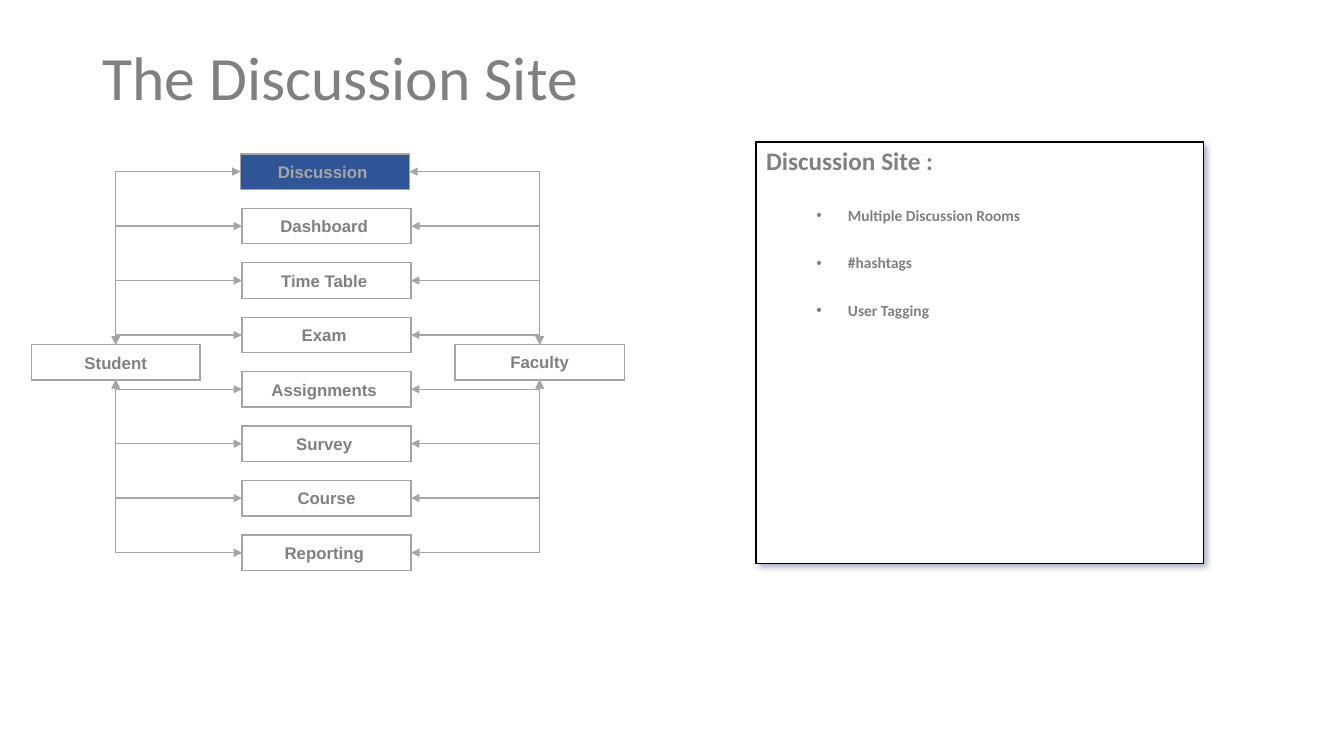
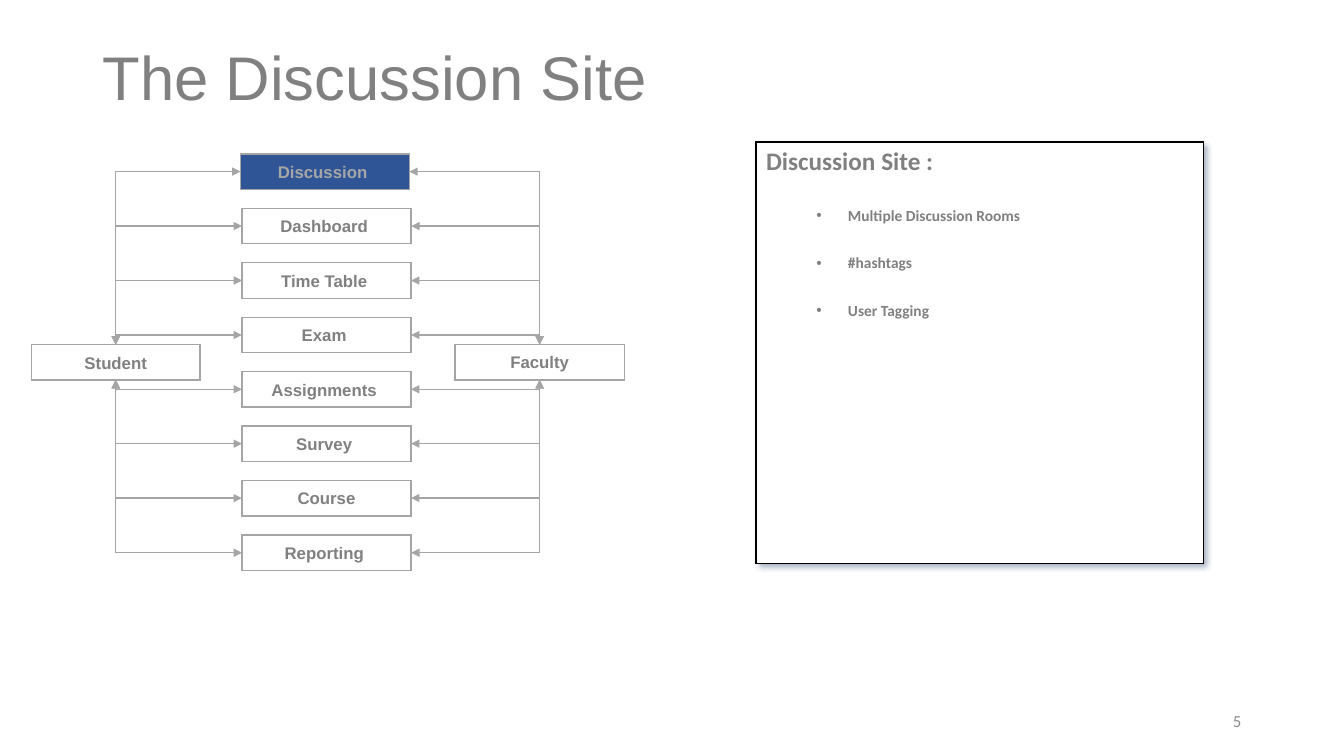
Before and after one commit to NarendranathPanda/uams, a slide deck: slide 5 of University Assignment Management System v0.1.pptx. Drawn at 1344x756 pixels with LibreOffice and Linux fonts; fonts in the diff are those of the drawing. Boxes give left, top, right and bottom in pixels: in the first picture for what was removed or moved away, otherwise in the second. Text is boxed around its words. In the diff, an @@ line names an element or a change of style, - is before the commit and + after.

```diff
--- a/University Assignment Management System v0.1.pptx
+++ b/University Assignment Management System v0.1.pptx
@@ title "The Discussion Site" at bbox=[102, 55, 646, 101]: font Calibri to Arial @@
@@ page number added at bbox=[1233, 716, 1241, 727], 12 pt, text #8C8C8C @@
+5
```
Also in this commit, not shown: 11 other slides changed, 2 slides added, 1 slide removed, 8 other files.
